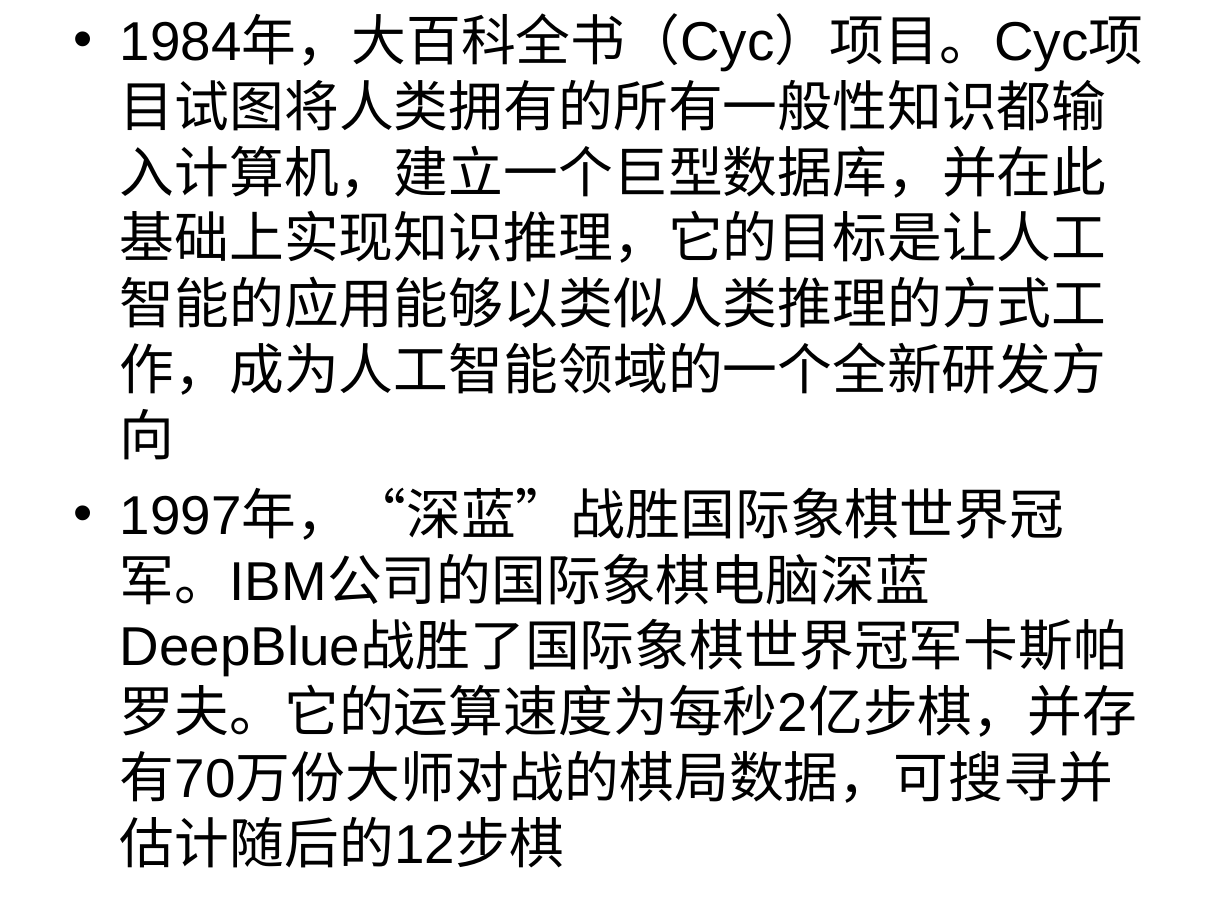
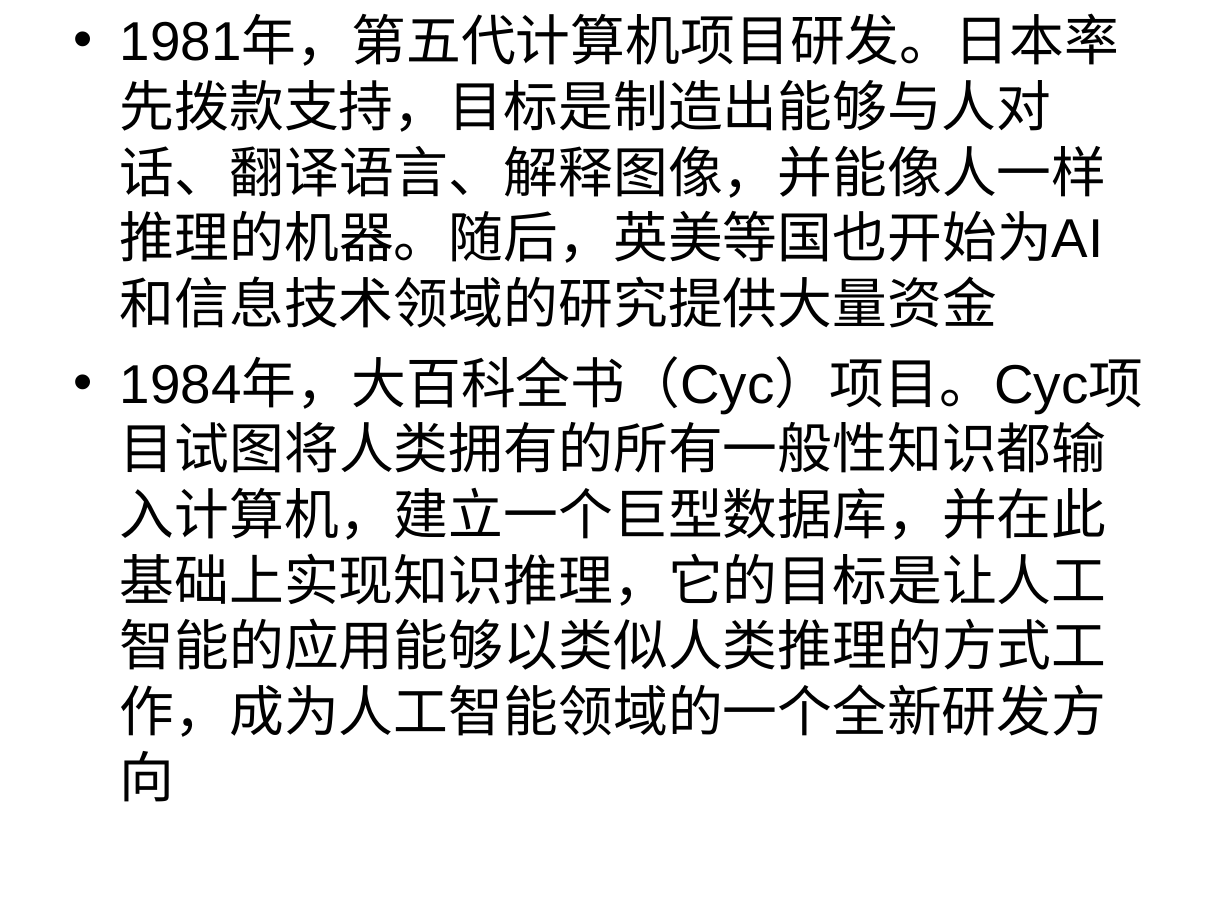
Before and after one commit to zhijie-ai/RL, a slide deck: slide 9 of rl-rec-practice/topk/code/AI的过去现在及未来.ppt (slide 10 before the commit). Drawn at 1232x924 pixels with LibreOffice and Linux fonts; fonts in the diff are those of the drawing. Boxes give left, top, right and bottom in pixels: in the first picture for what was removed or moved away, otherwise in the second. Text is boxed around its words. In the diff, an @@ line names an element or a change of style, - is before the commit and + after.

```diff
--- a/rl-rec-practice/topk/code/AI的过去现在及未来.ppt
+++ b/rl-rec-practice/topk/code/AI的过去现在及未来.ppt
@@ text at (x1=120, y1=17, x2=1119, y2=263): paragraph added @@
+• 1981年，第五代计算机项目研发。日本率先拨款支持，目标是制造出能够与人对话、翻译语言、解释图像，并能像人一样推理的机器。随后，英美等国也开始为AI和信息技术领域的研究提供大量资金
@@ text at (x1=120, y1=491, x2=1137, y2=868): paragraph removed @@
-• 1997年，“深蓝”战胜国际象棋世界冠军。IBM公司的国际象棋电脑深蓝DeepBlue战胜了国际象棋世界冠军卡斯帕罗夫。它的运算速度为每秒2亿步棋，并存有70万份大师对战的棋局数据，可搜寻并估计随后的12步棋
```
Also in this commit, not shown: 6 other slides changed, 5 slides added, 2 slides removed.
